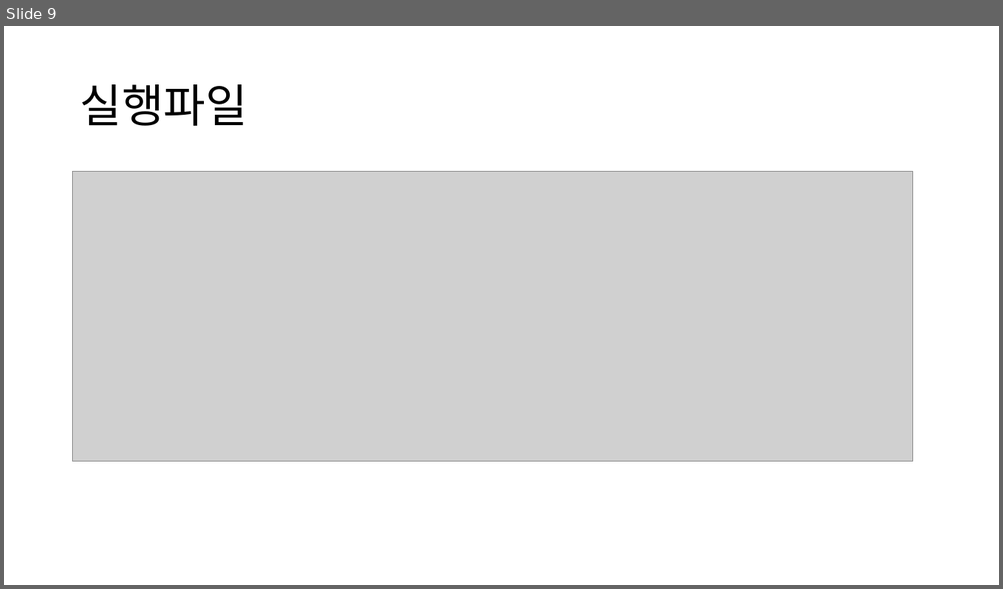
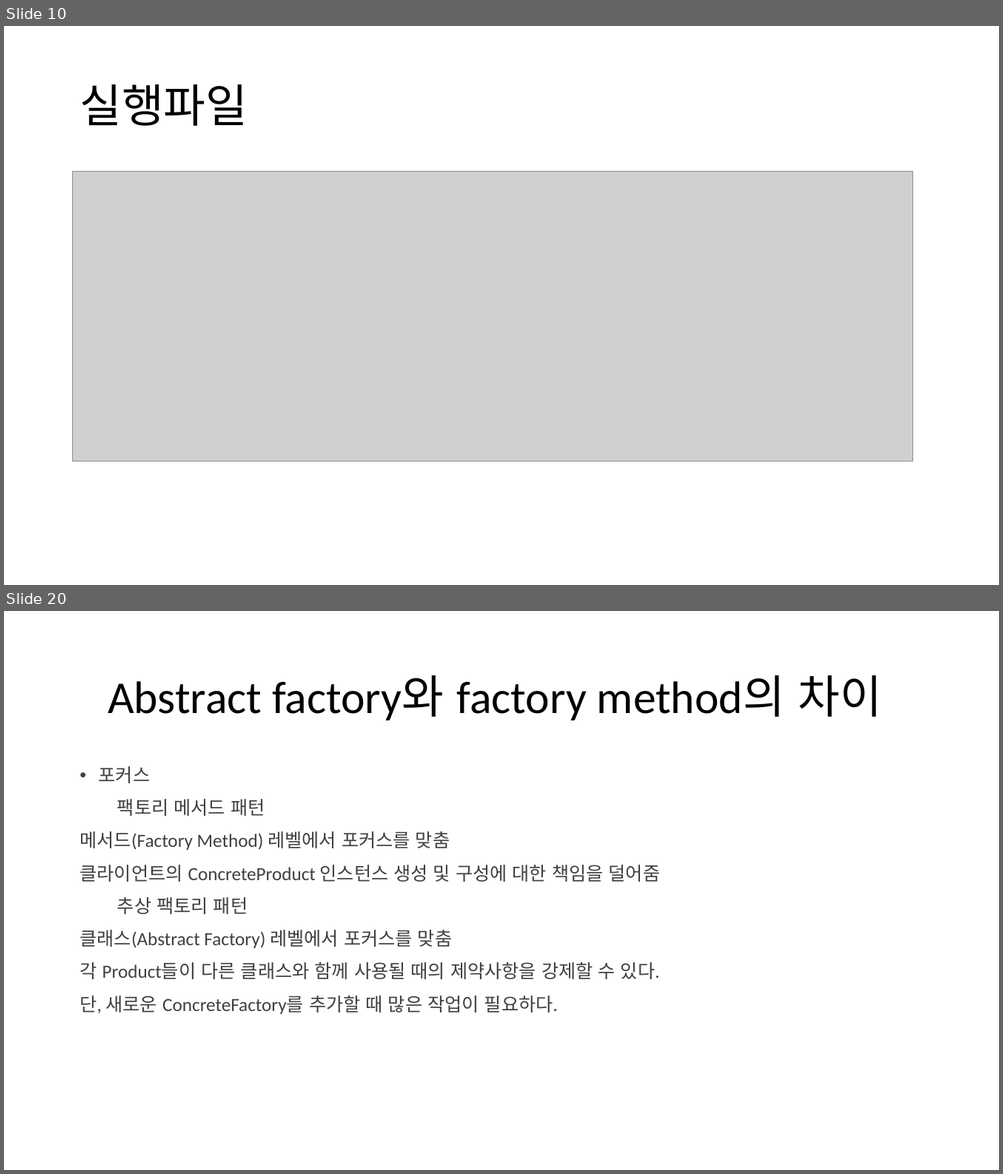
Before and after one commit to wook-dragon/young-rich, a slide deck: Factory_Pattern/Hannyuck/Factory_Method_Pattern_ppt.pptx. Shown one above the other, each under a label of ours: slide 9 before the commit, slides 10 and 20 after it; the slides between them are not shown. The pictures are 1003x589 and 1003x1174 pixels, drawn with LibreOffice and Linux fonts; fonts in the diff are those of the drawing; grey boxes stand for pictures; background and template pictures are left out. Boxes give left, top, right and bottom in pixels: in the first picture for what was removed or moved away, otherwise in the second. Text is boxed around its words. In the diff, an @@ line names an element or a change of style, - is before the commit and + after.

Commit message:
Abstract Factory Pattern

```diff
--- a/Factory_Pattern/Hannyuck/Factory_Method_Pattern_ppt.pptx
+++ b/Factory_Pattern/Hannyuck/Factory_Method_Pattern_ppt.pptx
@@ slide 20 added at [4,611,999,1170], background picture (left out) @@
@@ title added at [108,675,882,721], 44 pt, text #000000 @@
+Abstract factory와 factory method의 차이
@@ text added at [79,766,660,1014], 18 pt, text #404040 @@
+• 포커스
+팩토리 메서드 패턴
+메서드(Factory Method) 레벨에서 포커스를 맞춤
+클라이언트의 ConcreteProduct 인스턴스 생성 및 구성에 대한 책임을 덜어줌
+추상 팩토리 패턴
+클래스(Abstract Factory) 레벨에서 포커스를 맞춤
+각 Product들이 다른 클래스와 함께 사용될 때의 제약사항을 강제할 수 있다.
+단, 새로운 ConcreteFactory를 추가할 때 많은 작업이 필요하다.
@@ what was slide 9 is now slide 10 @@
```
Also in this commit, not shown: 2 slides changed, 11 other slides added, 25 other files.
